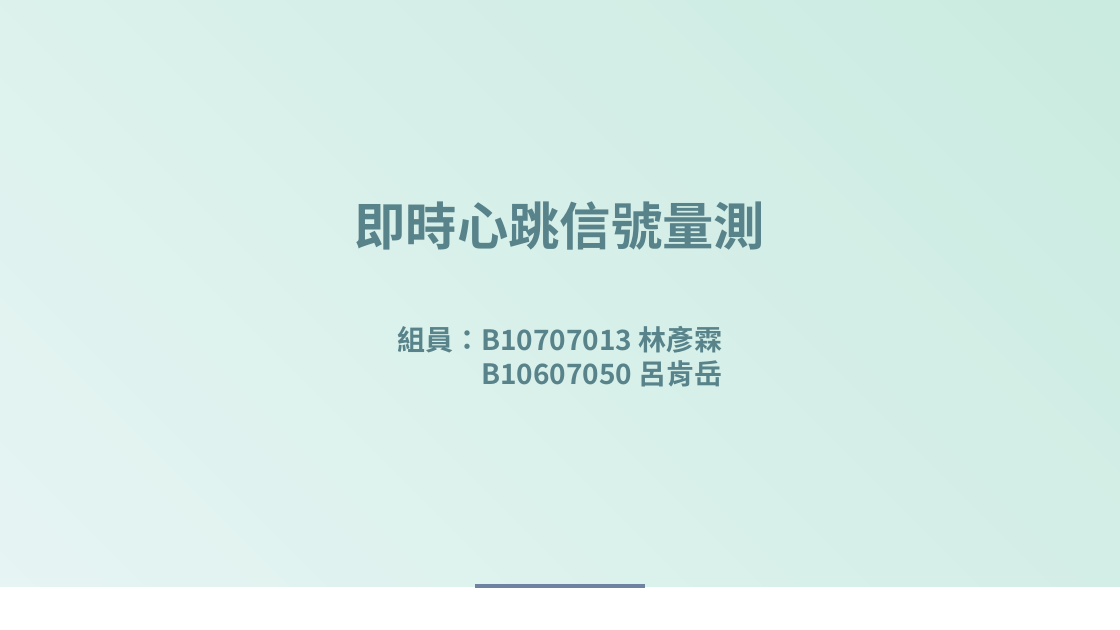
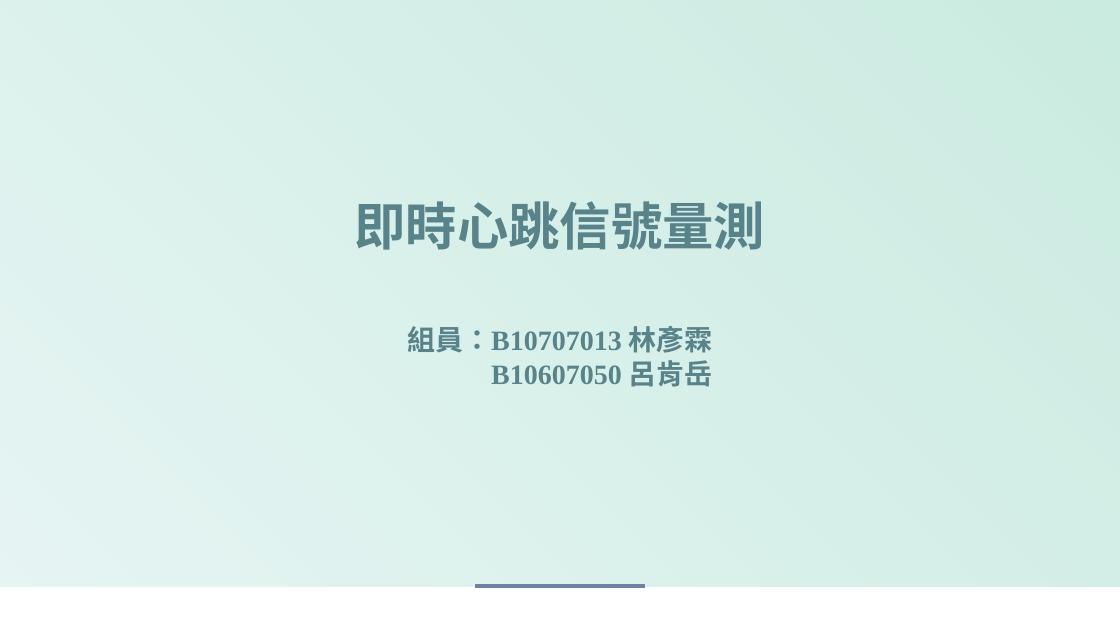
Before and after one commit to ken0103010/-demo, a slide deck: slide 1 of final project/信號與系統實習期末demo.pptx. Drawn at 1120x630 pixels with LibreOffice and Linux fonts; fonts in the diff are those of the drawing. Boxes give left, top, right and bottom in pixels: in the first picture for what was removed or moved away, otherwise in the second. Text is boxed around its words. In the diff, an @@ line names an element or a change of style, - is before the commit and + after.

Commit message:
final

```diff
--- a/final project/信號與系統實習期末demo.pptx
+++ b/final project/信號與系統實習期末demo.pptx
@@ text "即時心跳信號量測" at [354, 201, 765, 387]: font Noto Sans CJK SC to Times New Roman @@
```
Also in this commit, not shown: 1 other slide changed, 4 slides added, 31 slides removed.
